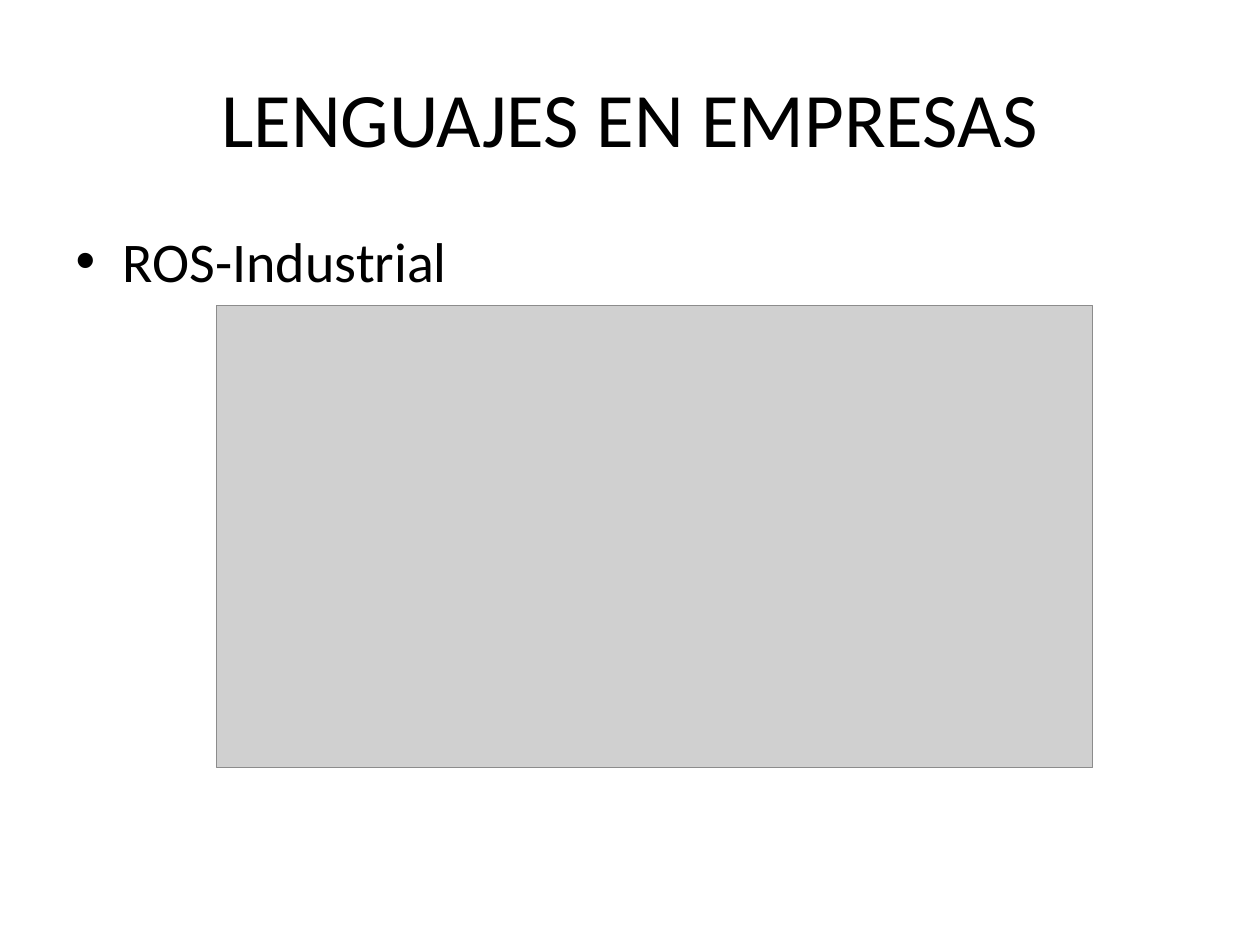
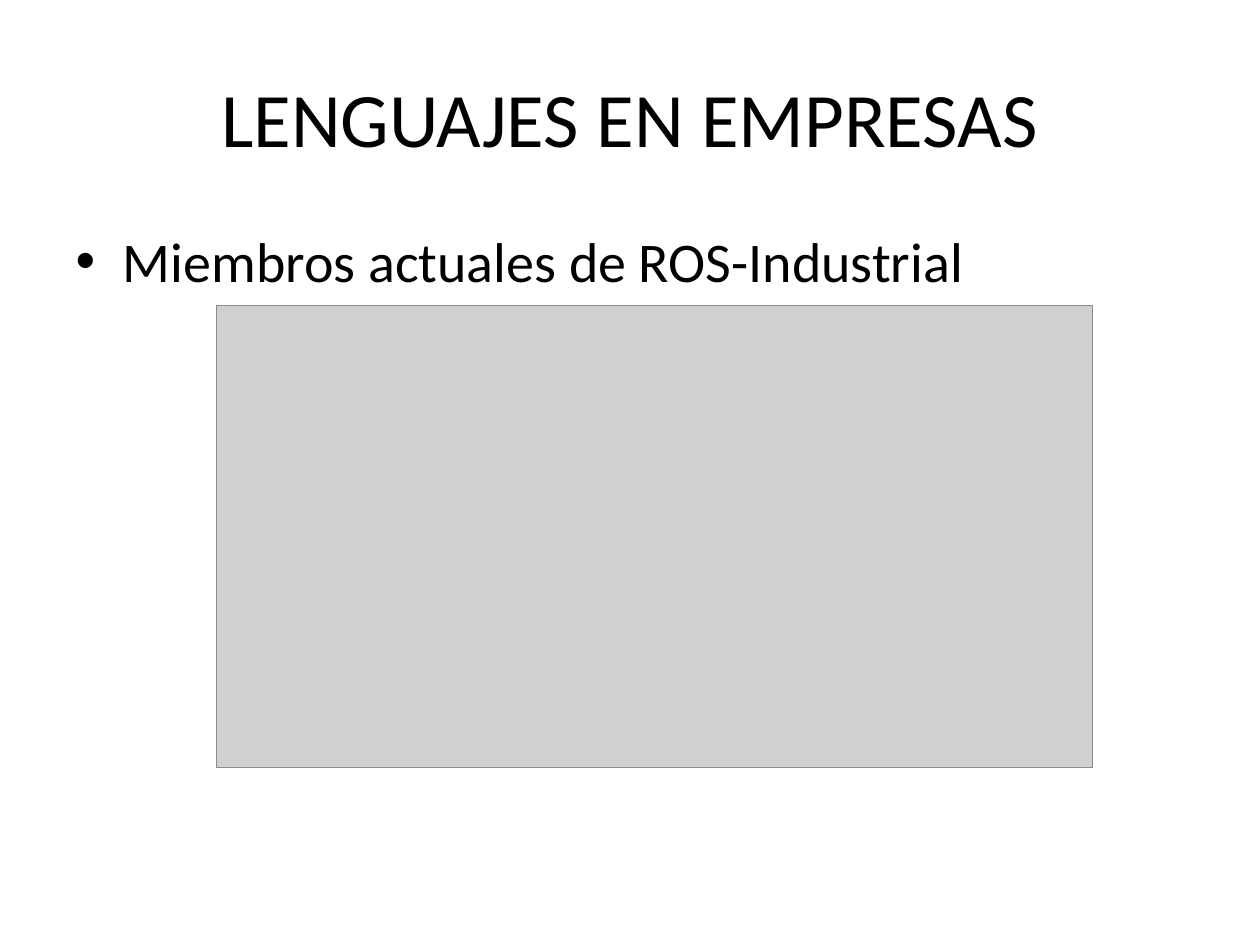
Before and after one commit to yerimattilatvala/DLP, a slide deck: slide 24 of P2/Presentacion.pptx. Drawn at 1260x945 pixels with LibreOffice and Linux fonts; fonts in the diff are those of the drawing; grey boxes stand for pictures. Boxes give left, top, right and bottom in pixels: in the first picture for what was removed or moved away, otherwise in the second. Text is boxed around its words. In the diff, an @@ line names an element or a change of style, - is before the commit and + after.

```diff
--- a/P2/Presentacion.pptx
+++ b/P2/Presentacion.pptx
@@ text at (x1=123, y1=243, x2=963, y2=283): text changed @@
-• ROS-Industrial
+• Miembros actuales de ROS-Industrial
```
Also in this commit, not shown: 7 other slides changed, 3 other files.
